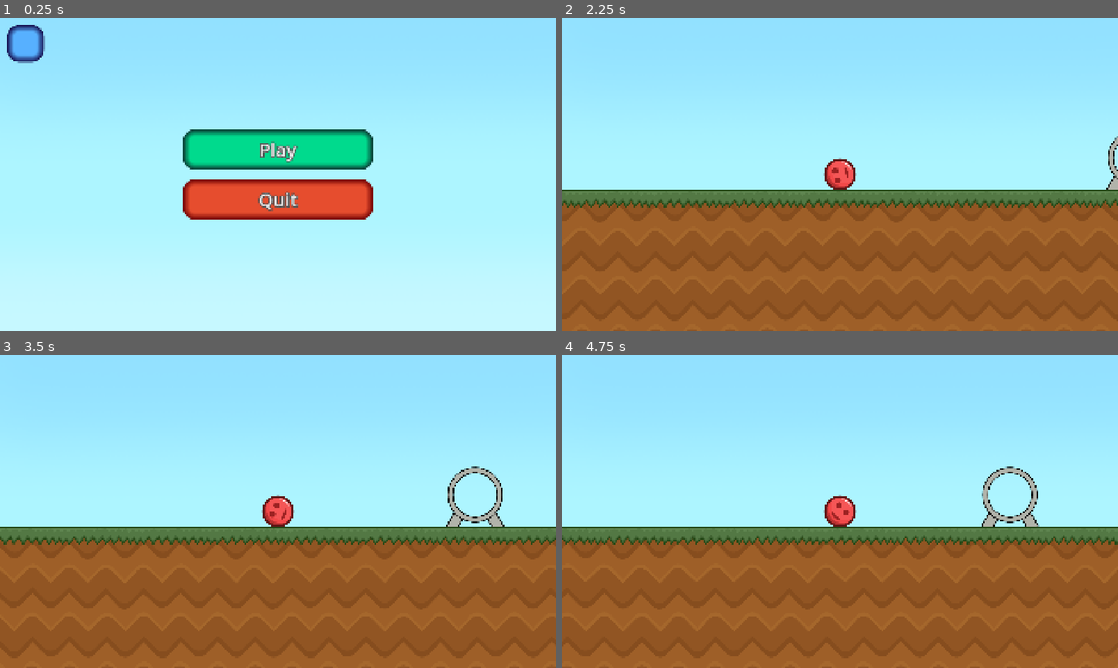
Above: before the commit, frames 1-4 (two rows, left to right).
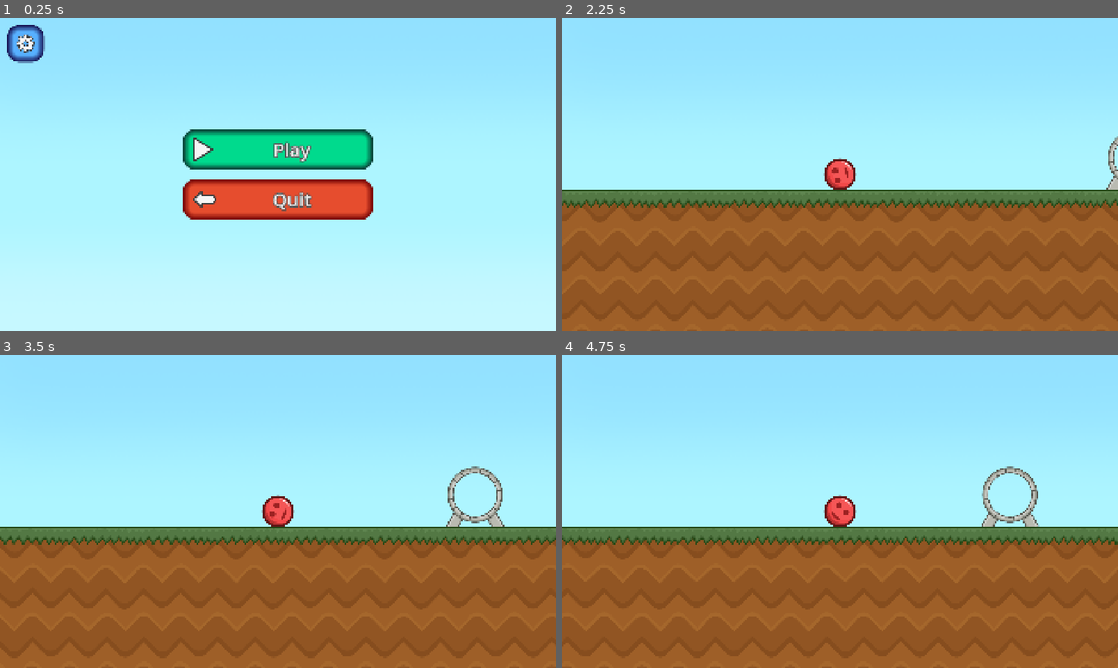
Above: after the commit, the same moments.

Repository: urebus-godot/red-ball-game
Game: Godot game, scene res://scenes_scripts/ui/root/main_menu.tscn
The game is run twice, just before and just after one commit, with the same random seed, the same clock (stepped at 60 frames per second) and the same inputs.
Inputs:
- Up to frame 1 (0.25 s): no input
- Up to frame 2 (2.25 s): click "Play" at 0.5 s; hold E (interact) 1.28-2.03 s; hold D (right) from 1.28 s (still down); tap Space (jump) at 1.52 s; tap E (interact) at 2.1 s
- Up to frame 3 (3.5 s): tap Space (jump) at 2.27 s; release D (right) at 2.78 s; hold A (left) from 2.78 s (still down); hold E (interact) from 2.78 s (still down)
- Up to frame 4 (4.75 s): release A (left) at 3.53 s; release E (interact) at 3.53 s; hold D (right) from 3.53 s (still down); tap E (interact) at 3.6 s; tap Space (jump) at 3.77, 4.52 s; hold E (interact) from 4.28 s (still down)

The runs differ from the first frame. In frame 1, 1.2% of the frame differs, in the area x 3-57%, y 5-62%; in frame 2, 0.1%; in frame 3, 0.4%; in frame 4, 0.4%.

Commit message:
Add some icons

Diff:
--- a/resources/textures/icon.svg
+++ /dev/null
@@ -1 +0,0 @@
-<svg xmlns="http://www.w3.org/2000/svg" width="128" height="128"><rect width="124" height="124" x="2" y="2" fill="#363d52" stroke="#212532" stroke-width="4" rx="14"/><g fill="#fff" transform="translate(12.322 12.322)scale(.101)"><path d="M105 673v33q407 354 814 0v-33z"/><path fill="#478cbf" d="m105 673 152 14q12 1 15 14l4 67 132 10 8-61q2-11 15-15h162q13 4 15 15l8 61 132-10 4-67q3-13 15-14l152-14V427q30-39 56-81-35-59-83-108-43 20-82 47-40-37-88-64 7-51 8-102-59-28-123-42-26 43-46 89-49-7-98 0-20-46-46-89-64 14-123 42 1 51 8 102-48 27-88 64-39-27-82-47-48 49-83 108 26 42 56 81zm0 33v39c0 276 813 276 814 0v-39l-134 12-5 69q-2 10-14 13l-162 11q-12 0-16-11l-10-65H446l-10 65q-4 11-16 11l-162-11q-12-3-14-13l-5-69z"/><path d="M483 600c0 34 58 34 58 0v-86c0-34-58-34-58 0z"/><circle cx="725" cy="526" r="90"/><circle cx="299" cy="526" r="90"/></g><g fill="#414042" transform="translate(12.322 12.322)scale(.101)"><circle cx="307" cy="532" r="60"/><circle cx="717" cy="532" r="60"/></g></svg>
--- a/scenes_scripts/game/camera.gd
+++ b/scenes_scripts/game/camera.gd
@@ -32,7 +32,7 @@
 			await get_tree().create_timer(0.3).timeout
 			player_move_direction = sign(player.linear_velocity.x)
 			trans_offset(player_move_direction)
-			print("player_move_direction=", player_move_direction)
+			#print("player_move_direction=", player_move_direction)
 
 
 func _process(delta: float) -> void:
--- a/scenes_scripts/game/objects/creatures/player/control_component.gd
+++ b/scenes_scripts/game/objects/creatures/player/control_component.gd
@@ -25,7 +25,7 @@
 func _physics_process(delta: float) -> void:
 	move_input()
 	jump_input(delta)
-	print("move_direction=",move_direction)
+	#print("move_direction=",move_direction)
 
 
 func _on_move_component_enter_floor() -> void:
--- a/scenes_scripts/game/objects/creatures/player/player.gd
+++ b/scenes_scripts/game/objects/creatures/player/player.gd
@@ -5,9 +5,19 @@
 var object_to_interact: InteractiveObject = null
 
 
+func match_action_for_interactive_object_class() -> void:
+	if object_to_interact is LocationPortal:
+		freeze = true
+		var scale_tween = create_tween().set_parallel().set_trans(Tween.TRANS_SINE)
+		scale_tween.tween_property(self, "scale", Vector2.ZERO, 0.3)
+		var pos_tween = create_tween().set_parallel()
+		scale_tween.tween_property(self, "position", object_to_interact.center.global_position, 0.16)
+
+
 func _input(event: InputEvent) -> void:
 	if event.is_action_pressed("interact") and object_to_interact:
 		object_to_interact.interact()
+		match_action_for_interactive_object_class()
 
 
 func _on_interactive_object_player_entered(object: InteractiveObject) -> void:
--- a/scenes_scripts/game/objects/interactive/interactive_object.gd
+++ b/scenes_scripts/game/objects/interactive/interactive_object.gd
@@ -1,9 +1,13 @@
-@abstract class_name InteractiveObject extends Area2D
+class_name InteractiveObject extends Area2D
 
 signal player_entered(object: InteractiveObject)
 signal player_exited(object: InteractiveObject)
 
-@abstract func interact() -> void ## This function is being called when user presses interaction action
+@export var interaction_delay: float = 0.0
+
+func interact() -> void: ## This function is being called when user presses interaction action
+	if interaction_delay > 0.0:
+		await get_tree().create_timer(interaction_delay).timeout
 
 func _on_body_entered(body: Node2D) -> void:
 	player_entered.emit(self)
--- a/scenes_scripts/game/objects/interactive/location_portal.gd
+++ b/scenes_scripts/game/objects/interactive/location_portal.gd
@@ -1,20 +1,22 @@
-extends InteractiveObject
+class_name LocationPortal extends InteractiveObject
 
 @onready var animated_sprite: AnimatedSprite2D = $AnimatedSprite2D
+@onready var center: Marker2D = $Center
 @onready var game_data: GameData = DataManager.game_data
 
 @export var level: int
 
 
 func interact() -> void:
+	await super.interact()
 	var available_levels = game_data.levels_completed + 1
 	if available_levels >= level:
 		TransitionScreen.change_scene(Constants.LEVEL_PATH % level)
 
 
 func _on_body_entered(body: Node2D) -> void:
+	animated_sprite.play("open")
 	super._on_body_entered(body)
-	animated_sprite.play("open")
 
 func _on_body_exited(body: Node2D) -> void:
 	super._on_body_entered(body)
--- a/scenes_scripts/game/objects/interactive/location_portal.tscn
+++ b/scenes_scripts/game/objects/interactive/location_portal.tscn
@@ -30,6 +30,7 @@
 [node name="LocationPortal" type="Area2D" unique_id=2011945355]
 collision_layer = 0
 script = ExtResource("1_0ay6s")
+interaction_delay = 0.2
 
 [node name="AnimatedSprite2D" type="AnimatedSprite2D" parent="." unique_id=1338046011]
 position = Vector2(0, -128)
@@ -41,5 +42,8 @@
 position = Vector2(0, -112)
 shape = SubResource("RectangleShape2D_efhvm")
 
+[node name="Center" type="Marker2D" parent="." unique_id=1011116954]
+position = Vector2(0, -112)
+
 [connection signal="body_entered" from="." to="." method="_on_body_entered"]
 [connection signal="body_exited" from="." to="." method="_on_body_exited"]
--- a/scenes_scripts/game/root/world.tscn
+++ b/scenes_scripts/game/root/world.tscn
@@ -53,5 +53,6 @@
 [node name="LocationPortal" parent="Portals" unique_id=2011945355 instance=ExtResource("4_7og53")]
 position = Vector2(1144, 400)
 level = 1
+interaction_delay = 0.4
 
 [editable path="Terrain"]
--- a/scenes_scripts/ui/hud/ui_layer.tscn
+++ b/scenes_scripts/ui/hud/ui_layer.tscn
@@ -4,6 +4,7 @@
 [ext_resource type="Script" uid="uid://duh8ftb6laqj8" path="res://scenes_scripts/ui/hud/ui_layer.gd" id="1_tp5bd"]
 [ext_resource type="PackedScene" uid="uid://cj1lvehfme1dw" path="res://scenes_scripts/ui/tinting.tscn" id="2_e325d"]
 [ext_resource type="Theme" uid="uid://c6yrnifyunf8d" path="res://resources/themes/blue_square_button.tres" id="2_v78qn"]
+[ext_resource type="Texture2D" uid="uid://dh7w325viheib" path="res://resources/textures/ui/icons/pause_icon.png" id="3_xgkvo"]
 [ext_resource type="PackedScene" uid="uid://de4m7ia64dubp" path="res://scenes_scripts/ui/menus/options_menu.tscn" id="4_8qgv2"]
 
 [node name="UILayer" type="CanvasLayer" unique_id=51763774]
@@ -30,6 +31,7 @@
 offset_bottom = 96.0
 grow_horizontal = 0
 theme = ExtResource("2_v78qn")
+icon = ExtResource("3_xgkvo")
 icon_alignment = 1
 expand_icon = true
 metadata/_edit_use_anchors_ = true
--- a/scenes_scripts/ui/root/main_menu.tscn
+++ b/scenes_scripts/ui/root/main_menu.tscn
@@ -5,9 +5,12 @@
 [ext_resource type="Theme" uid="uid://cvprk2si4e2v2" path="res://resources/themes/square_button.tres" id="3_3djqw"]
 [ext_resource type="Theme" uid="uid://cxriancpnx75o" path="res://resources/themes/cyan_button.tres" id="3_n363v"]
 [ext_resource type="Theme" uid="uid://k8oddh018ug7" path="res://resources/themes/red_button.tres" id="4_7u1tn"]
+[ext_resource type="Texture2D" uid="uid://b0sr2tgrnf5oe" path="res://resources/textures/ui/icons/play_icon.png" id="4_tryju"]
 [ext_resource type="Theme" uid="uid://c6yrnifyunf8d" path="res://resources/themes/blue_square_button.tres" id="5_r3nkn"]
 [ext_resource type="PackedScene" uid="uid://cj1lvehfme1dw" path="res://scenes_scripts/ui/tinting.tscn" id="6_aify2"]
 [ext_resource type="PackedScene" uid="uid://de4m7ia64dubp" path="res://scenes_scripts/ui/menus/options_menu.tscn" id="6_bvkmw"]
+[ext_resource type="Texture2D" uid="uid://bjrim8ia4jryv" path="res://resources/textures/ui/icons/arrow_back_icon.png" id="6_vfq3m"]
+[ext_resource type="Texture2D" uid="uid://c0b8j31ja6o8u" path="res://resources/textures/ui/icons/gear_icon.png" id="6_ygyyt"]
 
 [node name="MainMenu" type="Control" unique_id=1451304987]
 layout_mode = 3
@@ -58,6 +61,8 @@
 focus_mode = 0
 theme = ExtResource("3_n363v")
 text = "Play"
+icon = ExtResource("4_tryju")
+expand_icon = true
 
 [node name="QuitButton" type="Button" parent="StartMenu/VBoxContainer" unique_id=1438836794]
 layout_mode = 2
@@ -65,6 +70,8 @@
 focus_mode = 0
 theme = ExtResource("4_7u1tn")
 text = "Quit"
+icon = ExtResource("6_vfq3m")
+expand_icon = true
 
 [node name="OptionsButton" type="Button" parent="StartMenu" unique_id=1650623766]
 custom_minimum_size = Vector2(128, 128)
@@ -73,6 +80,8 @@
 offset_bottom = 8.0
 focus_mode = 0
 theme = ExtResource("5_r3nkn")
+icon = ExtResource("6_ygyyt")
+icon_alignment = 1
 
 [node name="LevelsMenu" type="Control" parent="." unique_id=394315189]
 visible = false
Binary file changed: resources/textures/game/portal.png
Binary file added: resources/textures/ui/icons/arrow_back_icon.png
Not shown, changed: resources/textures/ui/icons/arrow_back_icon.png.import
Binary file added: resources/textures/ui/icons/gear_icon.png
Not shown, added: resources/textures/ui/icons/gear_icon.png.import
Binary file added: resources/textures/ui/icons/pause_icon.png
Not shown, added: resources/textures/ui/icons/pause_icon.png.import
Binary file added: resources/textures/ui/icons/play_icon.png
Not shown, added: resources/textures/ui/icons/play_icon.png.import
Not shown, changed: resources/textures/game/portal.png~
Not shown, added: resources/textures/ui/icons/gear_icon.png~
Not shown, added: resources/textures/ui/icons/icon.png~
